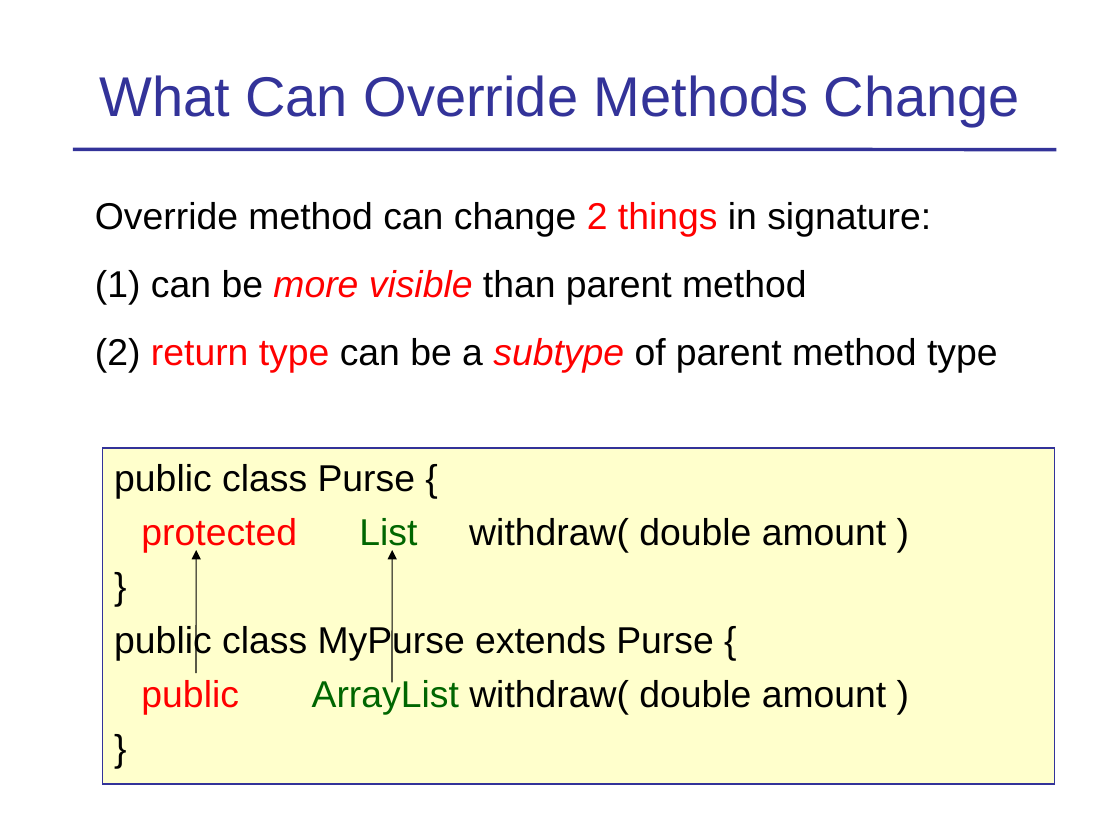
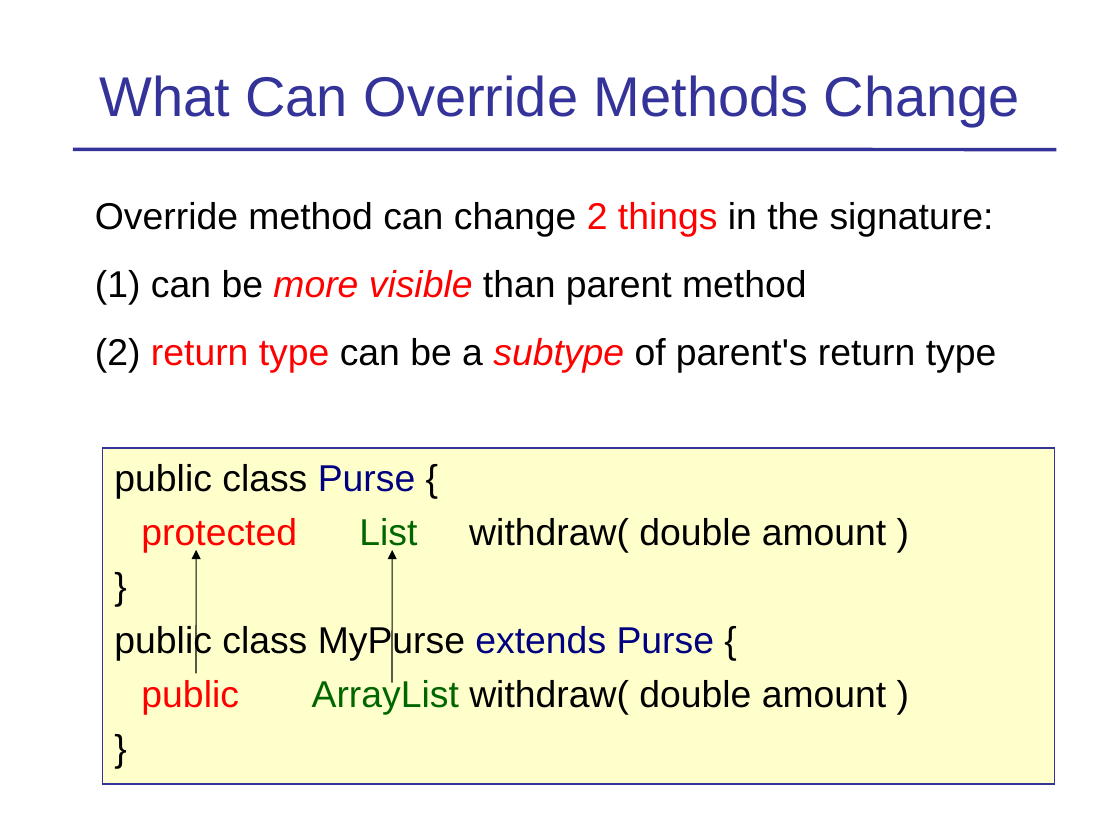
Before and after one commit to skeoop/skeoop.github.io, a slide deck: slide 27 of week4/Inheritance-1-Basics.ppt (slide 22 before the commit). Drawn at 1120x840 pixels with LibreOffice and Linux fonts; fonts in the diff are those of the drawing. Boxes give left, top, right and bottom in pixels: in the first picture for what was removed or moved away, otherwise in the second. Text is boxed around its words. In the diff, an @@ line names an element or a change of style, - is before the commit and + after.

```diff
--- a/week4/Inheritance-1-Basics.ppt
+++ b/week4/Inheritance-1-Basics.ppt
@@ text at box(95, 202, 994, 237): text changed @@
-Override method can change 2 things in signature:
+Override method can change 2 things in the signature:
@@ text at box(95, 338, 997, 373): text changed @@
-(2) return type can be a subtype of parent method type
+(2) return type can be a subtype of parent's return type
@@ text at box(114, 464, 715, 661): text colour #000000 to #000080 in "Purse", "extends Purse" @@
```
Also in this commit, not shown: 19 other slides changed, 2 slides removed, 1 other file.
